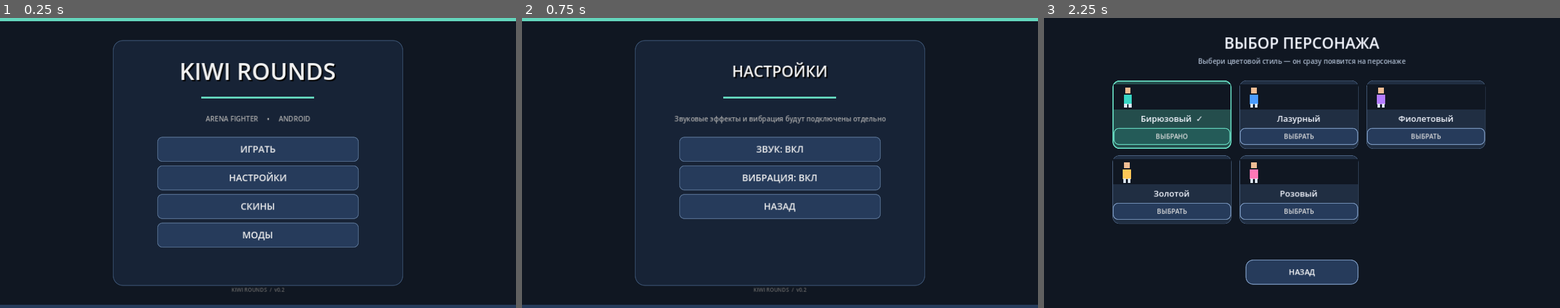
Above: before the commit, frames 1-3 (left to right).
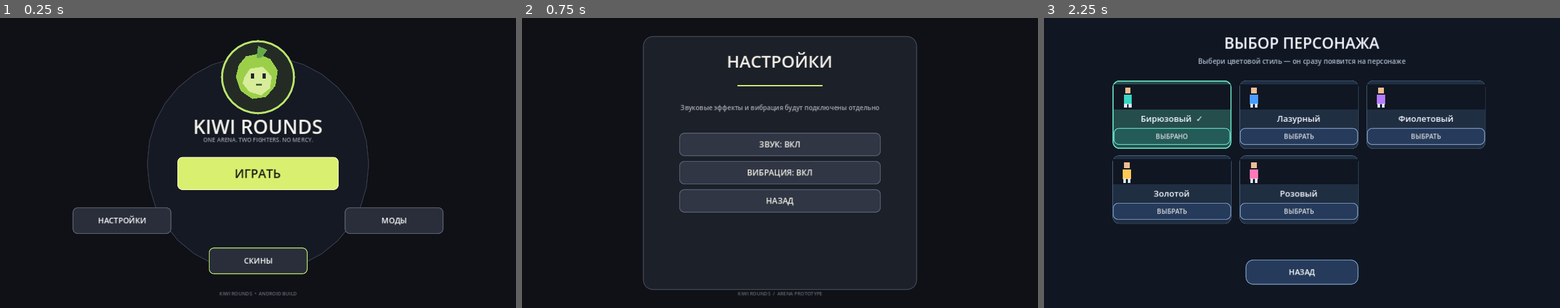
Above: after the commit, the same moments.

Repository: loslam-del/Kiwi-rounds
Game: Godot game, scene res://scenes/main.tscn
Two runs of this game, one before a commit and one after it. Both use one fixed random seed, a clock stepped at 60 frames per second and the inputs below.
Inputs:
- Up to frame 1 (0.25 s): no input
- Up to frame 2 (0.75 s): click "НАСТРОЙКИ" at 0.5 s
- Up to frame 3 (2.25 s): click "НАЗАД" at 1.25 s; click "СКИНЫ" at 2 s

The runs differ from the first frame. In frame 1, 40% of the frame differs, in the area x 0-100%, y 0-100%; in frame 2, 13%; in frame 3, nothing differs.

Commit message:
Rebuild main menu and training card presentation

Diff:
--- a/scripts/main.gd
+++ b/scripts/main.gd
@@ -326,16 +326,104 @@
 
 func _show_main_menu() -> void:
     phase = "menu"
+    skin_return_to_game = false
     player.set_physics_process(false)
     rival.set_physics_process(false)
     game_controls.visible = false
     hud.visible = false
-    _show_panel("KIWI ROUNDS",[
-        ["ИГРАТЬ",Callable(self,"_show_mode_menu")],
-        ["НАСТРОЙКИ",Callable(self,"_show_settings")],
-        ["СКИНЫ",Callable(self,"_open_skins")],
-        ["МОДЫ",Callable(self,"_open_mods")]
-    ],"ARENA FIGHTER     •     ANDROID")
+    _close_overlay()
+    var shade := ColorRect.new()
+    shade.set_anchors_and_offsets_preset(Control.PRESET_FULL_RECT)
+    shade.color = Color("#101116")
+    ui.add_child(shade)
+    overlay = shade
+    var ring := Panel.new()
+    ring.position = Vector2(365,95)
+    ring.size = Vector2(550,535)
+    var rs := StyleBoxFlat.new()
+    rs.bg_color = Color("#151923")
+    rs.border_color = Color("#343a4b")
+    rs.set_border_width_all(2)
+    rs.set_corner_radius_all(260)
+    ring.add_theme_stylebox_override("panel",rs)
+    shade.add_child(ring)
+    var logo := Panel.new()
+    logo.position = Vector2(548,55)
+    logo.size = Vector2(184,184)
+    var ls := StyleBoxFlat.new()
+    ls.bg_color = Color("#242b25")
+    ls.border_color = Color("#b9e36c")
+    ls.set_border_width_all(5)
+    ls.set_corner_radius_all(92)
+    logo.add_theme_stylebox_override("panel",ls)
+    shade.add_child(logo)
+    _add_kiwi_mascot(logo,Vector2(92,92))
+    var title := Label.new()
+    title.text = "KIWI ROUNDS"
+    title.position = Vector2(0,235)
+    title.size = Vector2(1280,62)
+    title.horizontal_alignment = HORIZONTAL_ALIGNMENT_CENTER
+    title.add_theme_font_size_override("font_size",48)
+    title.add_theme_color_override("font_color",Color("#f2f1e9"))
+    shade.add_child(title)
+    var subtitle := Label.new()
+    subtitle.text = "ONE ARENA. TWO FIGHTERS. NO MERCY."
+    subtitle.position = Vector2(0,292)
+    subtitle.size = Vector2(1280,28)
+    subtitle.horizontal_alignment = HORIZONTAL_ALIGNMENT_CENTER
+    subtitle.add_theme_font_size_override("font_size",14)
+    subtitle.add_theme_color_override("font_color",Color("#9a9da8"))
+    shade.add_child(subtitle)
+    var play := _add_button("ИГРАТЬ",Vector2(440,345),Vector2(400,82),shade)
+    play.add_theme_font_size_override("font_size",30)
+    play.add_theme_stylebox_override("normal",_menu_button_style(Color("#d9ef70"),Color("#f1f7bb")))
+    play.add_theme_color_override("font_color",Color("#171b13"))
+    play.pressed.connect(_show_mode_menu)
+    var settings := _add_button("НАСТРОЙКИ",Vector2(180,470),Vector2(245,66),shade)
+    settings.add_theme_stylebox_override("normal",_menu_button_style(Color("#292e3a"),Color("#596174")))
+    settings.pressed.connect(_show_settings)
+    var mods := _add_button("МОДЫ",Vector2(855,470),Vector2(245,66),shade)
+    mods.add_theme_stylebox_override("normal",_menu_button_style(Color("#292e3a"),Color("#596174")))
+    mods.pressed.connect(_open_mods)
+    var skins := _add_button("СКИНЫ",Vector2(518,570),Vector2(245,66),shade)
+    skins.add_theme_stylebox_override("normal",_menu_button_style(Color("#292e3a"),Color("#b9e36c")))
+    skins.pressed.connect(_open_skins)
+    var footer := Label.new()
+    footer.text = "KIWI ROUNDS  •  ANDROID BUILD"
+    footer.position = Vector2(0,675)
+    footer.size = Vector2(1280,24)
+    footer.horizontal_alignment = HORIZONTAL_ALIGNMENT_CENTER
+    footer.add_theme_font_size_override("font_size",12)
+    footer.add_theme_color_override("font_color",Color("#666b78"))
+    shade.add_child(footer)
+
+func _add_kiwi_mascot(parent: Control, center: Vector2) -> void:
+    var kiwi := Polygon2D.new()
+    kiwi.position = center
+    kiwi.polygon = PackedVector2Array([Vector2(-48,-30),Vector2(-30,-52),Vector2(0,-58),Vector2(31,-45),Vector2(49,-17),Vector2(43,22),Vector2(20,49),Vector2(-14,54),Vector2(-43,34),Vector2(-55,0)])
+    kiwi.color = Color("#9bcf4a")
+    parent.add_child(kiwi)
+    var belly := Polygon2D.new()
+    belly.position = center + Vector2(0,8)
+    belly.polygon = PackedVector2Array([Vector2(-34,-8),Vector2(-20,-29),Vector2(12,-34),Vector2(34,-10),Vector2(30,19),Vector2(8,37),Vector2(-22,28),Vector2(-38,7)])
+    belly.color = Color("#d8ed9a")
+    parent.add_child(belly)
+    var leaf := Polygon2D.new()
+    leaf.position = center + Vector2(0,-51)
+    leaf.polygon = PackedVector2Array([Vector2(-4,4),Vector2(0,-27),Vector2(23,-17),Vector2(10,2)])
+    leaf.color = Color("#65a94c")
+    parent.add_child(leaf)
+    for eye_x in [-18,12]:
+        var eye := ColorRect.new()
+        eye.position = center + Vector2(eye_x,-9)
+        eye.size = Vector2(8,13)
+        eye.color = Color("#20252b")
+        parent.add_child(eye)
+    var smile := ColorRect.new()
+    smile.position = center + Vector2(-4,17)
+    smile.size = Vector2(13,4)
+    smile.color = Color("#52643b")
+    parent.add_child(smile)
 
 func _show_mode_menu() -> void:
     _show_panel("ВЫБОР РЕЖИМА",[
@@ -613,16 +701,16 @@
     scroll.size = Vector2(1130,420)
     shade.add_child(scroll)
     var grid := GridContainer.new()
-    grid.columns = 2
+    grid.columns = 3
     grid.size_flags_horizontal = Control.SIZE_EXPAND_FILL
-    grid.add_theme_constant_override("h_separation",18)
+    grid.add_theme_constant_override("h_separation",16)
     grid.add_theme_constant_override("v_separation",14)
     scroll.add_child(grid)
     for card in all_upgrades:
         var id := str(card.get("effect",card.get("id","")))
         var active := active_training_cards.has(id)
         var panel := PanelContainer.new()
-        panel.custom_minimum_size = Vector2(520,175)
+        panel.custom_minimum_size = Vector2(355,365)
         var style := StyleBoxFlat.new()
         style.bg_color = Color("#1d4543") if active else Color("#202e42")
         style.border_color = Color("#64d6bd") if active else Color("#526b8c")
@@ -634,10 +722,10 @@
         panel.add_child(row)
         var icon_panel := ColorRect.new()
         icon_panel.color = Color("#245b58") if active else Color("#344967")
-        icon_panel.custom_minimum_size = Vector2(92,125)
+        icon_panel.custom_minimum_size = Vector2(315,115)
         row.add_child(icon_panel)
         var art := Polygon2D.new()
-        art.position = Vector2(46,52)
+        art.position = Vector2(157,55)
         art.color = Color("#9de8d8")
         match id:
             "swift":
@@ -653,8 +741,8 @@
         icon_panel.add_child(art)
         var icon_label := Label.new()
         icon_label.text = str(card.get("icon",""))
-        icon_label.position = Vector2(0,96)
-        icon_label.size = Vector2(92,25)
+        icon_label.position = Vector2(110,88)
+        icon_label.size = Vector2(95,22)
         icon_label.horizontal_alignment = HORIZONTAL_ALIGNMENT_CENTER
         icon_label.add_theme_font_size_override("font_size",14)
         icon_label.add_theme_color_override("font_color",Color("#f5f7fb"))
@@ -682,7 +770,7 @@
         column.add_child(debuff)
         var choose := Button.new()
         choose.text = "УБРАТЬ" if active else "ВЫБРАТЬ"
-        choose.custom_minimum_size = Vector2(210,38)
+        choose.custom_minimum_size = Vector2(270,44)
         choose.pressed.connect(_toggle_training_card.bind(id))
         column.add_child(choose)
         grid.add_child(panel)
@@ -774,89 +862,68 @@
     game_controls.visible = false
     var shade := ColorRect.new()
     shade.set_anchors_and_offsets_preset(Control.PRESET_FULL_RECT)
-    shade.color = Color("#101722")
+    shade.color = Color("#101116")
     ui.add_child(shade)
     overlay = shade
-    var top_glow := ColorRect.new()
-    top_glow.position = Vector2(0,0)
-    top_glow.size = Vector2(1280,8)
-    top_glow.color = Color("#64d6bd")
-    shade.add_child(top_glow)
-    var bottom_glow := ColorRect.new()
-    bottom_glow.position = Vector2(0,712)
-    bottom_glow.size = Vector2(1280,8)
-    bottom_glow.color = Color("#263b5b")
-    shade.add_child(bottom_glow)
-    var side_panel := Panel.new()
-    side_panel.position = Vector2(280,55)
-    side_panel.size = Vector2(720,610)
-    var panel_style := StyleBoxFlat.new()
-    panel_style.bg_color = Color("#172336")
-    panel_style.border_color = Color("#354b68")
-    panel_style.set_border_width_all(2)
-    panel_style.set_corner_radius_all(24)
-    side_panel.add_theme_stylebox_override("panel",panel_style)
-    shade.add_child(side_panel)
-
+    var panel := Panel.new()
+    panel.position = Vector2(300,45)
+    panel.size = Vector2(680,630)
+    var ps := StyleBoxFlat.new()
+    ps.bg_color = Color("#1c2029")
+    ps.border_color = Color("#414858")
+    ps.set_border_width_all(2)
+    ps.set_corner_radius_all(24)
+    panel.add_theme_stylebox_override("panel",ps)
+    shade.add_child(panel)
     var title := Label.new()
     title.text = title_text
-    title.position = Vector2(0,82)
-    title.size = Vector2(1280,100)
+    title.position = Vector2(0,78)
+    title.size = Vector2(1280,75)
     title.horizontal_alignment = HORIZONTAL_ALIGNMENT_CENTER
-    title.vertical_alignment = VERTICAL_ALIGNMENT_CENTER
-    title.add_theme_font_size_override("font_size",58 if title_text == "KIWI ROUNDS" else 38)
-    title.add_theme_color_override("font_color",Color("#f2f2f2"))
-    title.add_theme_color_override("font_shadow_color",Color("#000000"))
-    title.add_theme_constant_override("shadow_offset_x",3)
-    title.add_theme_constant_override("shadow_offset_y",3)
+    title.add_theme_font_size_override("font_size",42)
+    title.add_theme_color_override("font_color",Color("#f3f1e8"))
     shade.add_child(title)
-
     var accent := ColorRect.new()
-    accent.position = Vector2(500,195)
-    accent.size = Vector2(280,5)
-    accent.color = Color("#64d6bd")
+    accent.position = Vector2(535,166)
+    accent.size = Vector2(210,4)
+    accent.color = Color("#d9ef70")
     shade.add_child(accent)
-
     if subtitle != "":
         var info := Label.new()
         info.text = subtitle
-        info.position = Vector2(300,215)
-        info.size = Vector2(680,70)
+        info.position = Vector2(340,185)
+        info.size = Vector2(600,75)
         info.horizontal_alignment = HORIZONTAL_ALIGNMENT_CENTER
         info.vertical_alignment = VERTICAL_ALIGNMENT_CENTER
         info.autowrap_mode = TextServer.AUTOWRAP_WORD_SMART
-        info.add_theme_font_size_override("font_size",17)
-        info.add_theme_color_override("font_color",Color("#aaaaaa"))
+        info.add_theme_font_size_override("font_size",16)
+        info.add_theme_color_override("font_color",Color("#a7a9b2"))
         shade.add_child(info)
-
     var list := VBoxContainer.new()
-    list.position = Vector2(390,295)
-    list.size = Vector2(500,350)
-    list.add_theme_constant_override("separation",9)
+    list.position = Vector2(390,285)
+    list.size = Vector2(500,340)
+    list.add_theme_constant_override("separation",12)
     shade.add_child(list)
-    for index in range(buttons.size()):
-        var entry: Array = buttons[index]
+    for entry in buttons:
         var button := Button.new()
         button.text = str(entry[0])
-        button.custom_minimum_size = Vector2(500,62)
+        button.custom_minimum_size = Vector2(500,58)
         button.size_flags_horizontal = Control.SIZE_EXPAND_FILL
         button.focus_mode = Control.FOCUS_NONE
-        button.add_theme_font_size_override("font_size",23)
-        button.add_theme_color_override("font_color",Color("#f0f0f0"))
-        button.add_theme_color_override("font_hover_color",Color("#111111"))
-        button.add_theme_stylebox_override("normal",_menu_button_style(Color("#263b5b"),Color("#526b8c")))
-        button.add_theme_stylebox_override("hover",_menu_button_style(Color("#34577a"),Color("#8cb8df")))
-        button.add_theme_stylebox_override("pressed",_menu_button_style(Color("#245b58"),Color("#64d6bd")))
+        button.add_theme_font_size_override("font_size",20)
+        button.add_theme_color_override("font_color",Color("#f3f1e8"))
+        button.add_theme_stylebox_override("normal",_menu_button_style(Color("#303644"),Color("#596174")))
+        button.add_theme_stylebox_override("hover",_menu_button_style(Color("#414a5b"),Color("#d9ef70")))
+        button.add_theme_stylebox_override("pressed",_menu_button_style(Color("#596b32"),Color("#d9ef70")))
         button.pressed.connect(entry[1])
         list.add_child(button)
-
     var footer := Label.new()
-    footer.text = "KIWI ROUNDS  /  v0.2"
-    footer.position = Vector2(0,665)
-    footer.size = Vector2(1280,30)
+    footer.text = "KIWI ROUNDS  /  ARENA PROTOTYPE"
+    footer.position = Vector2(0,675)
+    footer.size = Vector2(1280,24)
     footer.horizontal_alignment = HORIZONTAL_ALIGNMENT_CENTER
-    footer.add_theme_font_size_override("font_size",13)
-    footer.add_theme_color_override("font_color",Color("#666666"))
+    footer.add_theme_font_size_override("font_size",12)
+    footer.add_theme_color_override("font_color",Color("#626875"))
     shade.add_child(footer)
 
 func _menu_button_style(fill: Color, outline: Color) -> StyleBoxFlat:
